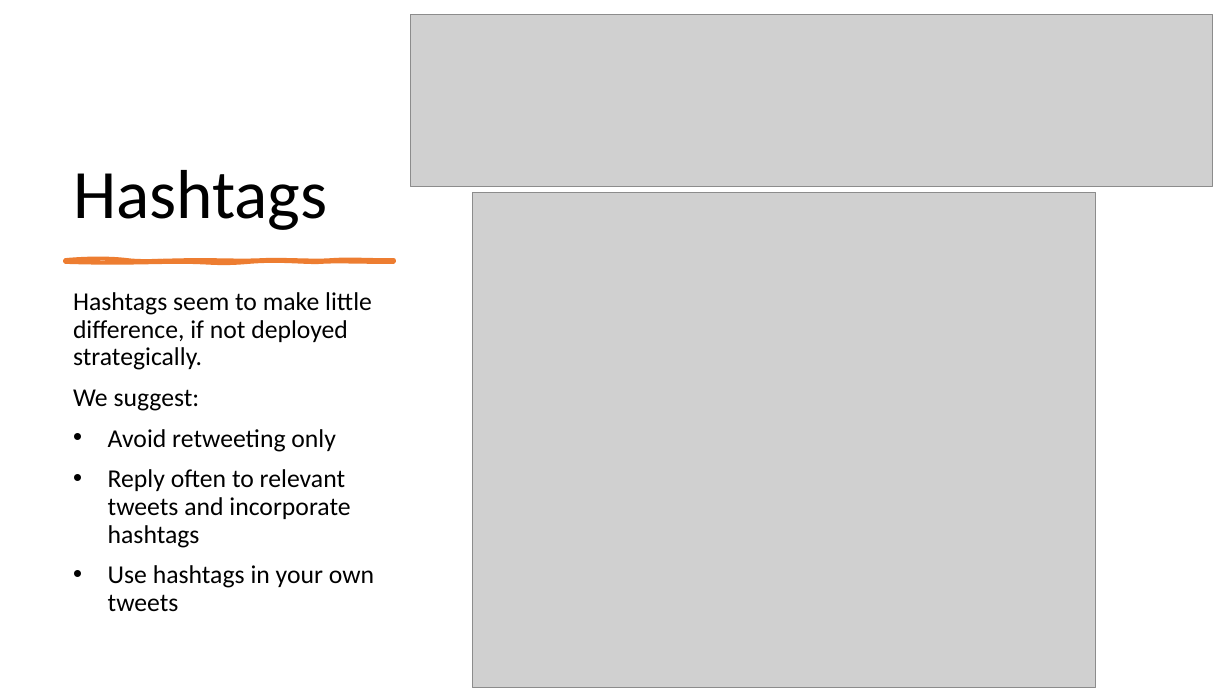
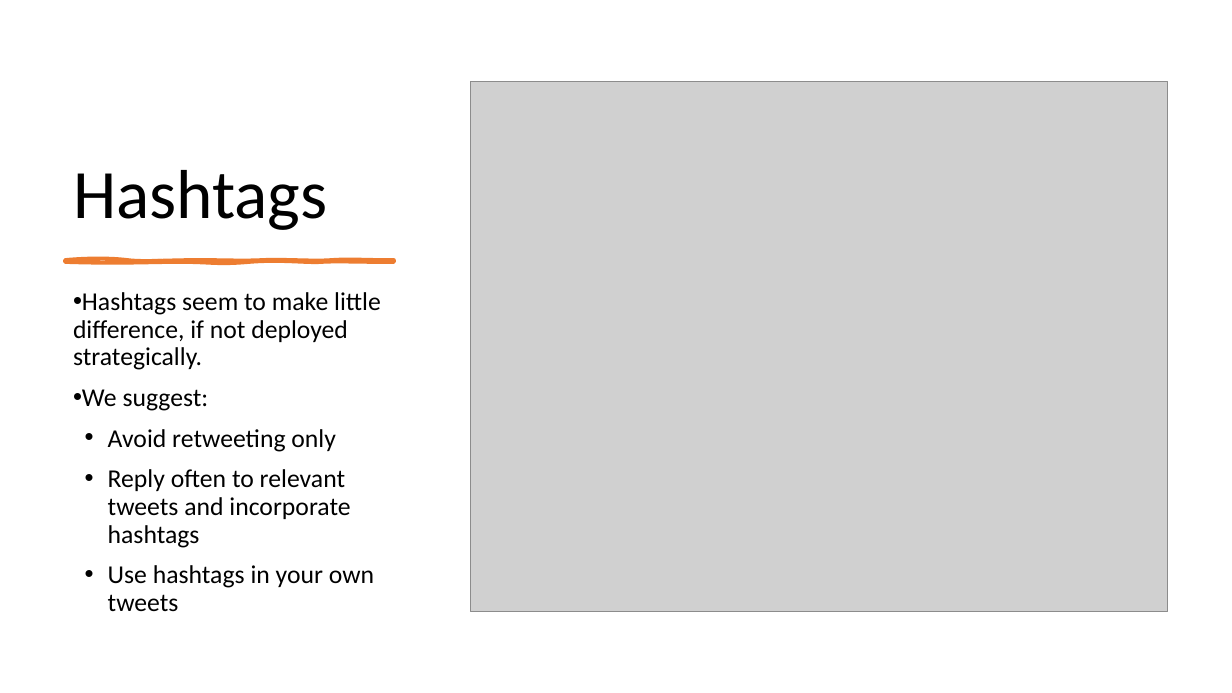
Before and after one commit to douglas-thoms/Datathon-2021-10-16, a slide deck: slide 10 of presentations/Data For Good_group9.pptx. Drawn at 1232x693 pixels with LibreOffice and Linux fonts; fonts in the diff are those of the drawing; grey boxes stand for pictures. Boxes give left, top, right and bottom in pixels: in the first picture for what was removed or moved away, otherwise in the second. Text is boxed around its words. In the diff, an @@ line names an element or a change of style, - is before the commit and + after.

```diff
--- a/presentations/Data For Good_group9.pptx
+++ b/presentations/Data For Good_group9.pptx
@@ picture removed at [410, 15, 1213, 187] @@
@@ picture: place and size @@
-picture at [472, 192, 1096, 688]
+picture at [470, 81, 1168, 612]
@@ text "Hashtags seem to make little ..." at [73, 292, 381, 611]: bullet none to •; indent changed @@
```
Also in this commit, not shown: 1 other slide changed, 3 slides added.
